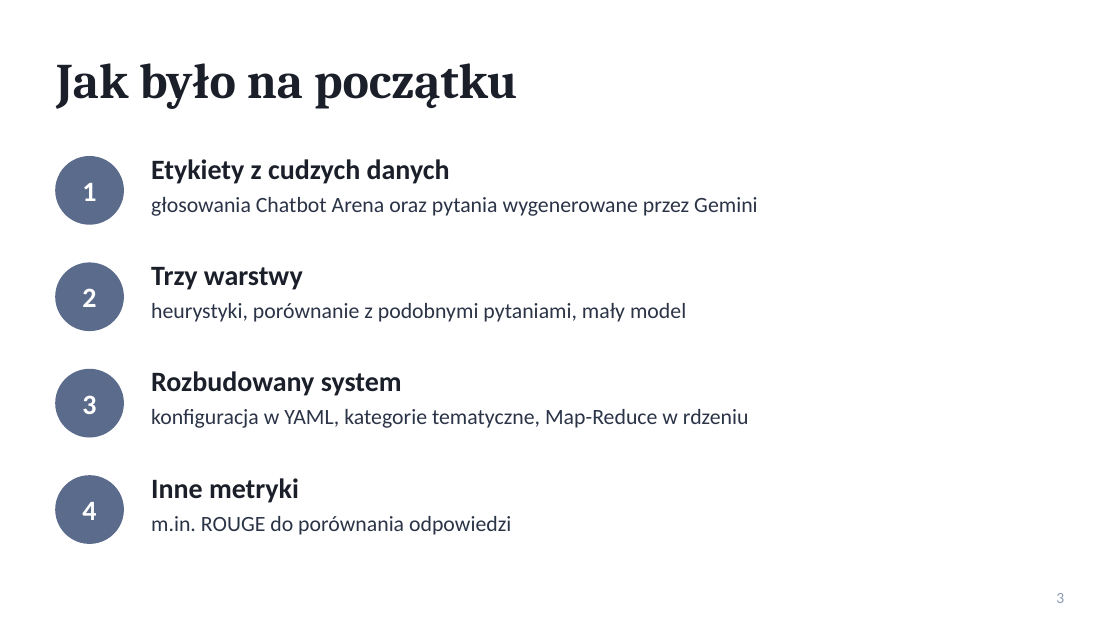
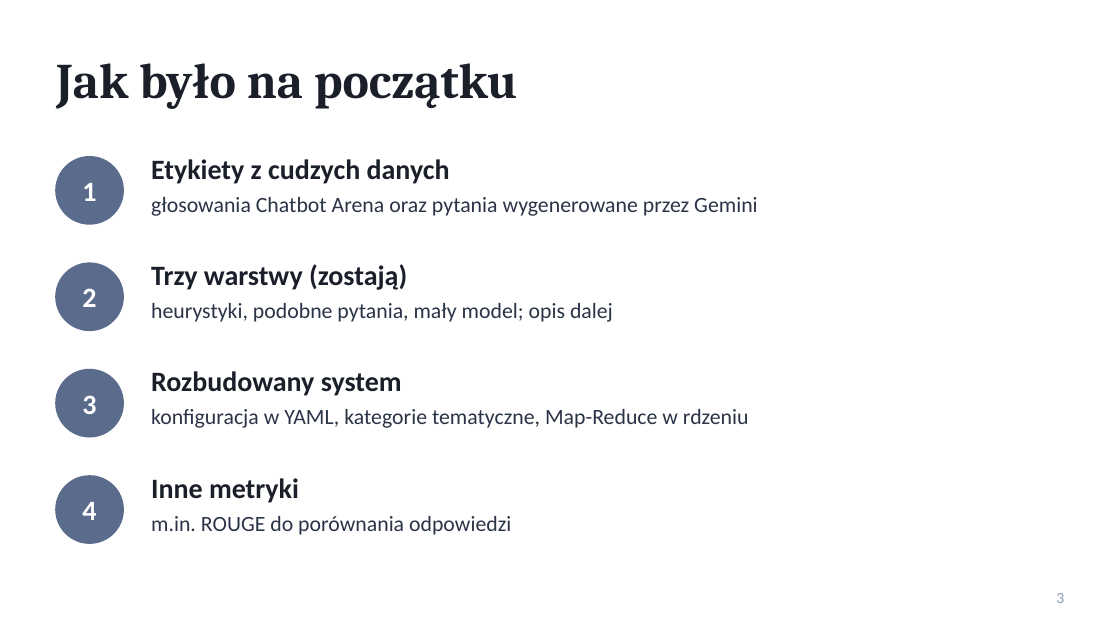
Before and after one commit to philip-melkowski/philip_melkowski_praca_inz, a slide deck: slide 3 of docs/prezentacja_postepy.pptx. Drawn at 1120x630 pixels with LibreOffice and Linux fonts; fonts in the diff are those of the drawing. Boxes give left, top, right and bottom in pixels: in the first picture for what was removed or moved away, otherwise in the second. Text is boxed around its words. In the diff, an @@ line names an element or a change of style, - is before the commit and + after.

```diff
--- a/docs/prezentacja_postepy.pptx
+++ b/docs/prezentacja_postepy.pptx
@@ text at box(151, 264, 407, 290): text changed @@
-Trzy warstwy
+Trzy warstwy (zostają)
@@ text at box(151, 303, 613, 322): text changed @@
-heurystyki, porównanie z podobnymi pytaniami, mały model
+heurystyki, podobne pytania, mały model; opis dalej
```
Also in this commit, not shown: 1 other slide changed, 7 other files.
